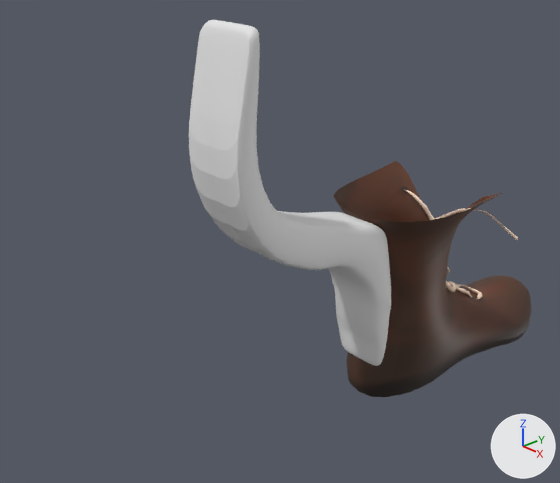
The Blender file car/boot.blend as it was, and as the next commit left it.
The view is the same before and after, from a camera (50 mm lens) standing at (0.518, -0.783, 0.928) and looking at (-0.042, -0.272, 0.597). Lighting does not change. The marker at lower right points along +X, +Y and +Z.

Objects in the first picture: 'Cube', 'boot'.
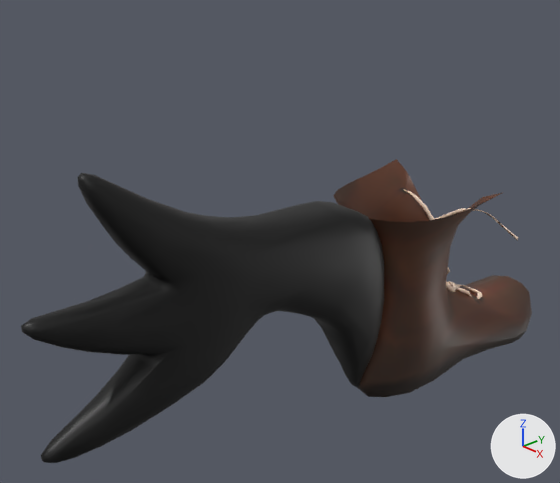
Pixel boxes [x1, y1, x2, y2] of what changed, in the pictures (560 x 483 px):
'bootwing', added (black)
    after: [21, 173, 384, 463]
'Cube', deleted
    before: [189, 20, 391, 366]

What changed in the scene script:
```text
Add me_cube_005:
    me_cube_005.from_pydata(...)  # 2275 vertices, 4546 faces; spans x -0.034..0.034, y -0.579..-0.169, z 0.395..0.738
    me_cube_005.materials.append(mat_material)  # picture img_untitled_001
Remove ob_cube:
    ob_cube = bpy.data.objects.new('Cube', me_cube_001)
    ob_cube.location = (0.0, -0.2754, 0.5095)
    ob_cube.rotation_euler = (1.493, 0.0, 0.0)  # degrees (86, 0, 0)
    ob_cube.scale = (0.0367, -0.116, 0.133)
Add ob_bootwing:
    ob_bootwing = bpy.data.objects.new('bootwing', me_cube_005)
    ob_bootwing.location = (0.0, 0.0, 0.0)
    _m = ob_bootwing.modifiers.new('Decimate', 'DECIMATE')
    _m.ratio = 0.2
    _m.use_collapse_triangulate = True
```
